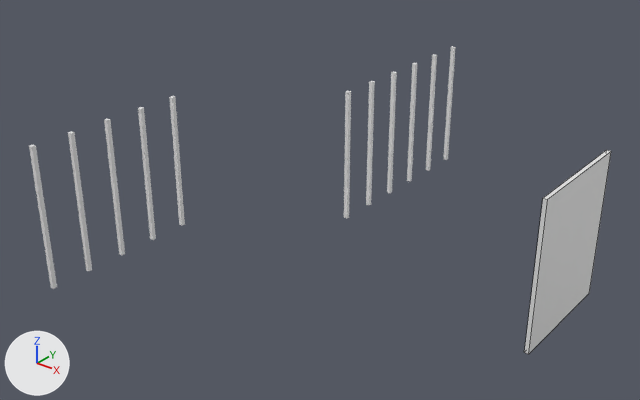
The Blender file trains/boxcar/boxcar_factory.blend: old version first, new version second.
Rendered twice from a 50 mm lens placed at (14.11, -15.82, 8.97), pointed at (2.23, -0.98, -0.23). The lights are fixed; the arrows at lower left show +X, +Y and +Z. Mesh edges are drawn as thin lines on the coarser meshes. The same objects are shown in both versions, whatever each file hides.

In view in the first picture: 'part_door_+x', 'part_rail_+x.014', 'part_rail_+x.015', 'part_rail_+x.016', 'part_rail_+x.017', 'part_rail_+x.019', 'part_rail_-x.014', 'part_rail_-x.015', 'part_rail_-x.016', 'part_rail_-x.017', 'part_rail_-x.018'.
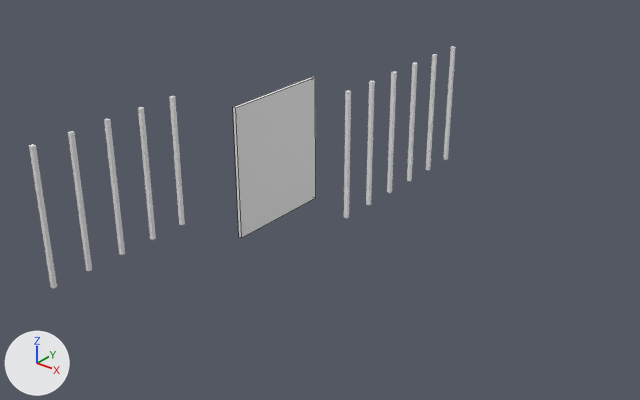
The edits, one by one:
Object 'part_door_+x' (ob_part_door__x) moves from (8.0, 0.0, 0.0) to (0.0, 0.0, 0.0).

Changed parts and their boxes (x1, y1, x2, y2) in the pictures (640 x 400 px):
'part_door_+x', moved: before (524, 150, 611, 354); after (233, 76, 316, 238)
